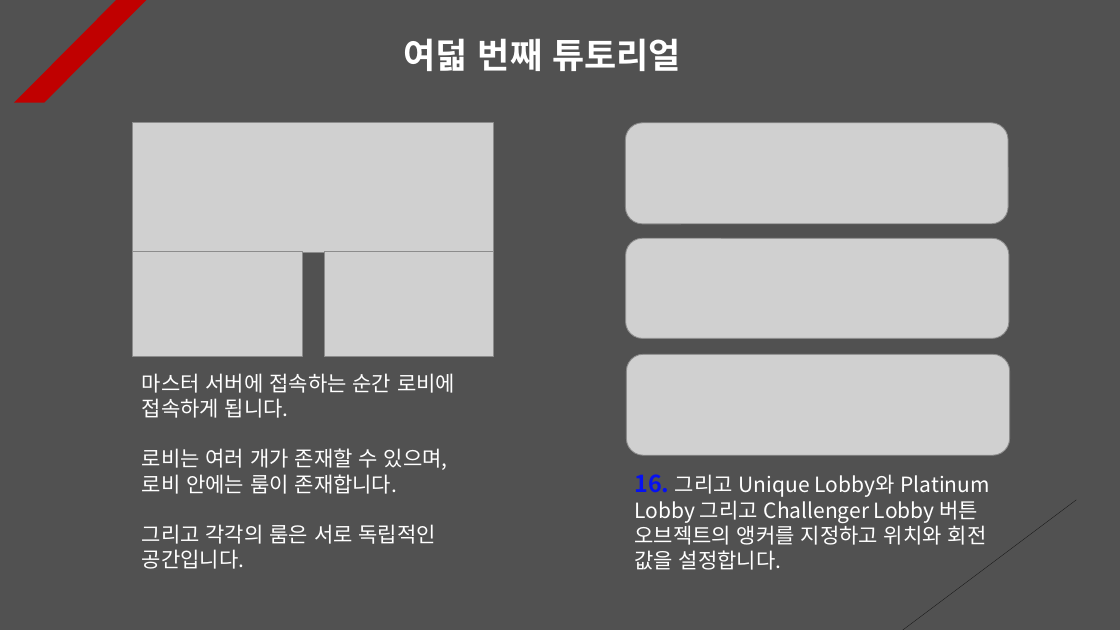
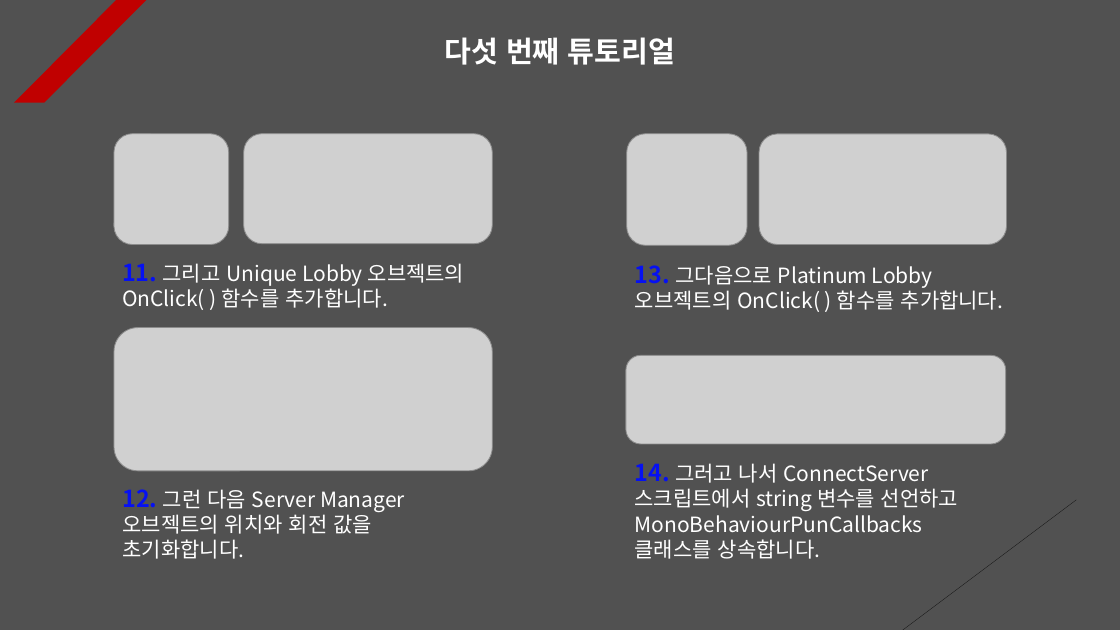
Before and after one commit to Unity2033/3D-UnityEngine, a slide deck: slide 5 of Assets/Class/Photon Server/PPT Data/Photon Lobby.pptx (slide 4 before the commit). Drawn at 1120x630 pixels with LibreOffice and Linux fonts; fonts in the diff are those of the drawing; grey boxes stand for pictures. Boxes give left, top, right and bottom in pixels: in the first picture for what was removed or moved away, otherwise in the second. Text is boxed around its words. In the diff, an @@ line names an element or a change of style, - is before the commit and + after.

Commit message:
Photon Server PPT Data Update
- Add resource data

```diff
--- a/Assets/Class/Photon Server/PPT Data/Photon Lobby.pptx
+++ b/Assets/Class/Photon Server/PPT Data/Photon Lobby.pptx
@@ text at <box>445,37,675,65</box>: text changed; size 30 to 25 pt @@
-여덟 번째 튜토리얼
+다섯 번째 튜토리얼
@@ picture added at <box>114,134,229,245</box> @@
@@ picture: place and size @@
-picture at <box>133,123,493,253</box>
+picture at <box>244,134,492,244</box>
@@ picture added at <box>627,134,747,245</box> @@
@@ picture: place and size @@
-picture at <box>626,123,1009,223</box>
+picture at <box>760,134,1007,245</box>
@@ picture removed at <box>626,239,1009,339</box> @@
@@ text at <box>122,263,465,310</box>: text changed @@
-16. 그리고 Unique Lobby와 Platinum Lobby 그리고 Challenger Lobby 버튼 오브젝트의 앵커를 지정하고 위치와 회전 값을 설정합니다.
+11. 그리고 Unique Lobby 오브젝트의 OnClick( ) 함수를 추가합니다.
@@ picture removed at <box>133,251,302,356</box> @@
@@ picture removed at <box>324,251,493,357</box> @@
@@ text added at <box>635,265,1003,312</box>, 18 pt, text #FFFFFF @@
+13. 그다음으로 Platinum Lobby 오브젝트의 OnClick( ) 함수를 추가합니다.
@@ picture added at <box>114,328,492,471</box> @@
@@ picture: place and size @@
-picture at <box>627,355,1010,455</box>
+picture at <box>626,355,1006,444</box>
@@ text removed at <box>142,373,455,569</box> @@
-마스터 서버에 접속하는 순간 로비에 접속하게 됩니다.
-로비는 여러 개가 존재할 수 있으며, 로비 안에는 룸이 존재합니다.
-그리고 각각의 룸은 서로 독립적인 공간입니다.
@@ text added at <box>635,463,958,559</box>, 18 pt, text #FFFFFF @@
+14. 그러고 나서 ConnectServer 스크립트에서 string 변수를 선언하고 MonoBehaviourPunCallbacks 클래스를 상속합니다.
@@ text added at <box>122,489,405,559</box>, 18 pt, text #FFFFFF @@
+12. 그런 다음 Server Manager 오브젝트의 위치와 회전 값을 초기화합니다.
```
Also in this commit, not shown: 10 other slides changed, 3 slides added, 12 other files.
